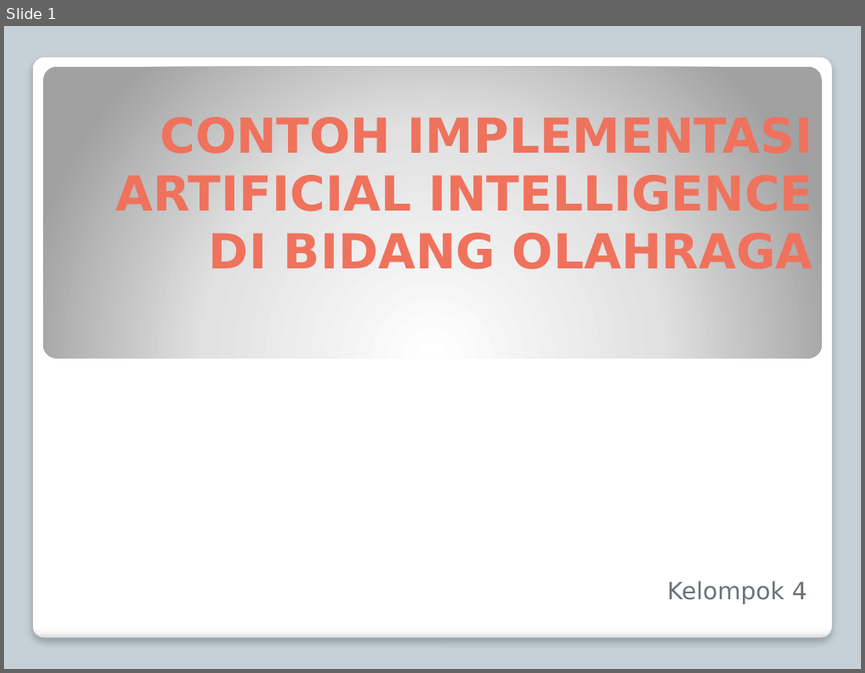
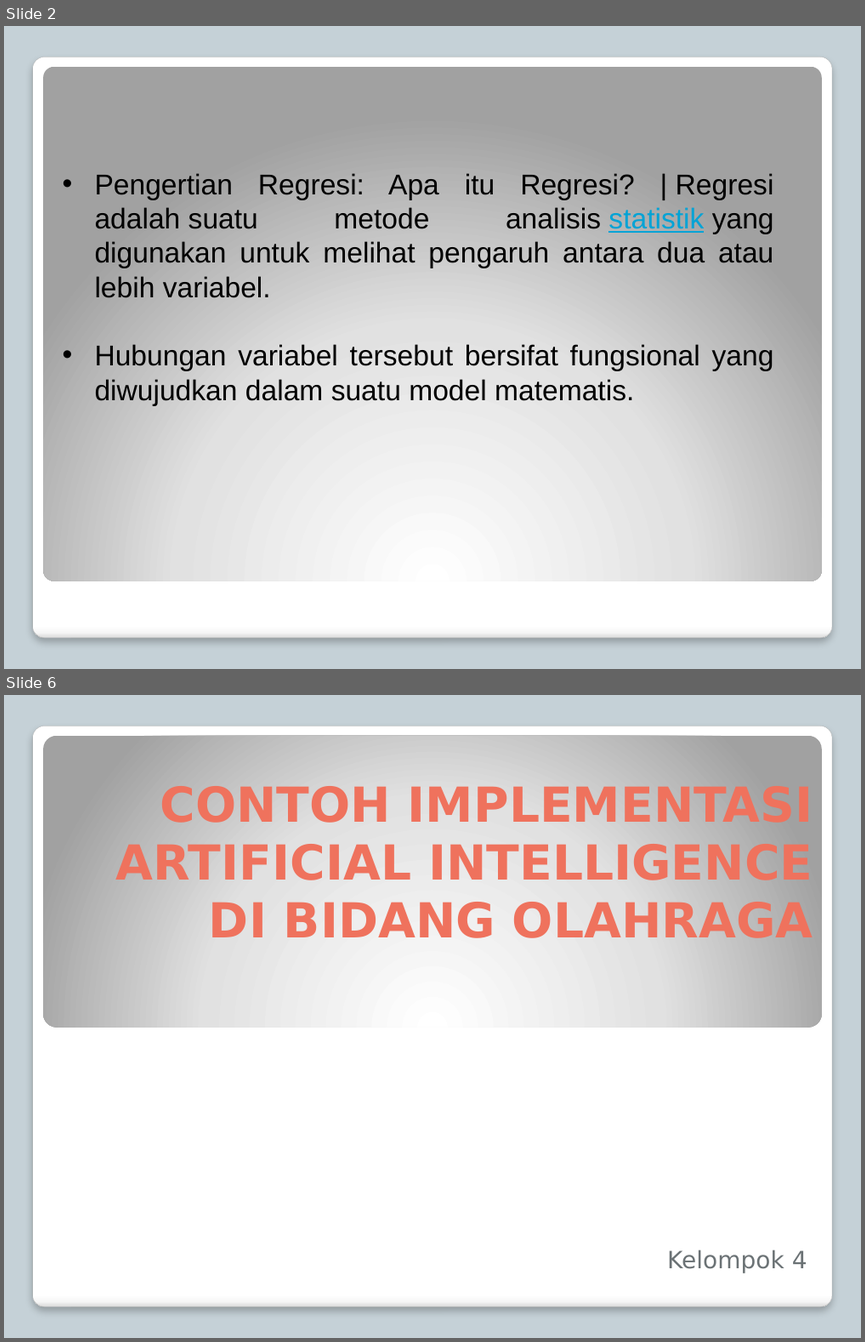
Before and after one commit to yudhapatria/Pengantar-Algoritma-Deep-Learning, a slide deck: Tugas 3/Kelompok 4.pptx. Shown one above the other, each under a label of ours: slide 1 before the commit, slides 2 and 6 after it; the slides between them are not shown. The pictures are 865x673 and 865x1342 pixels, drawn with LibreOffice and Linux fonts; fonts in the diff are those of the drawing. Boxes give left, top, right and bottom in pixels: in the first picture for what was removed or moved away, otherwise in the second. Text is boxed around its words. In the diff, an @@ line names an element or a change of style, - is before the commit and + after.

```diff
--- a/Tugas 3/Kelompok 4.pptx
+++ b/Tugas 3/Kelompok 4.pptx
@@ slide 2 added at [4,26,861,669], background #C5D1D7; not listed: 1 template element that a slide beside it also shows @@
@@ rounded rectangle added at [43,66,822,580], fill gradient #FFFFFF to #E1E1E1 to #A2A2A2 @@
@@ text added at [95,173,774,406], 24 pt, text #000000 @@
+• Pengertian Regresi: Apa itu Regresi? | Regresi adalah suatu metode analisis statistik yang digunakan untuk melihat pengaruh antara dua atau lebih variabel.
+• Hubungan variabel tersebut bersifat fungsional yang diwujudkan dalam suatu model matematis.
@@ what was slide 1 is now slide 6 @@
```
Also in this commit, not shown: 4 other slides added, 1 other file.
